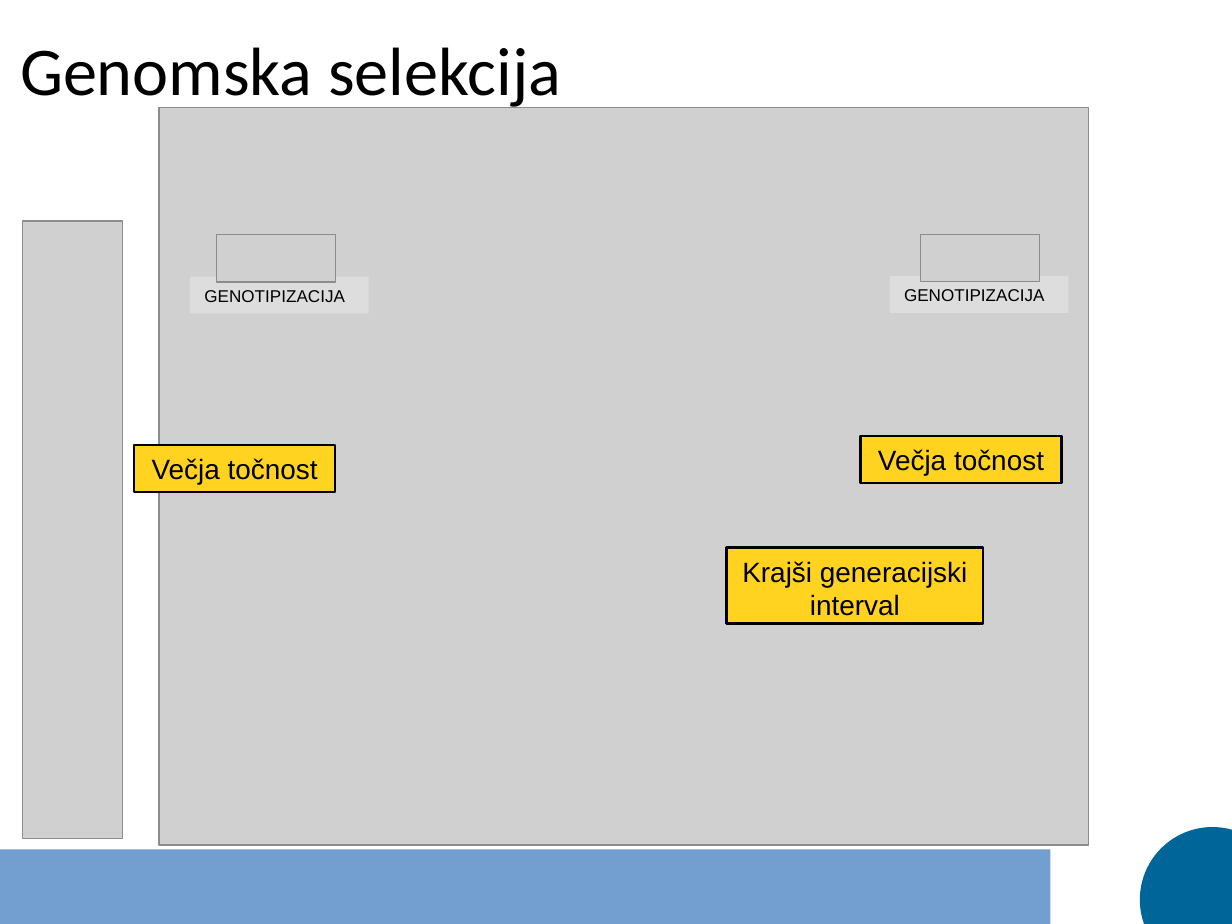
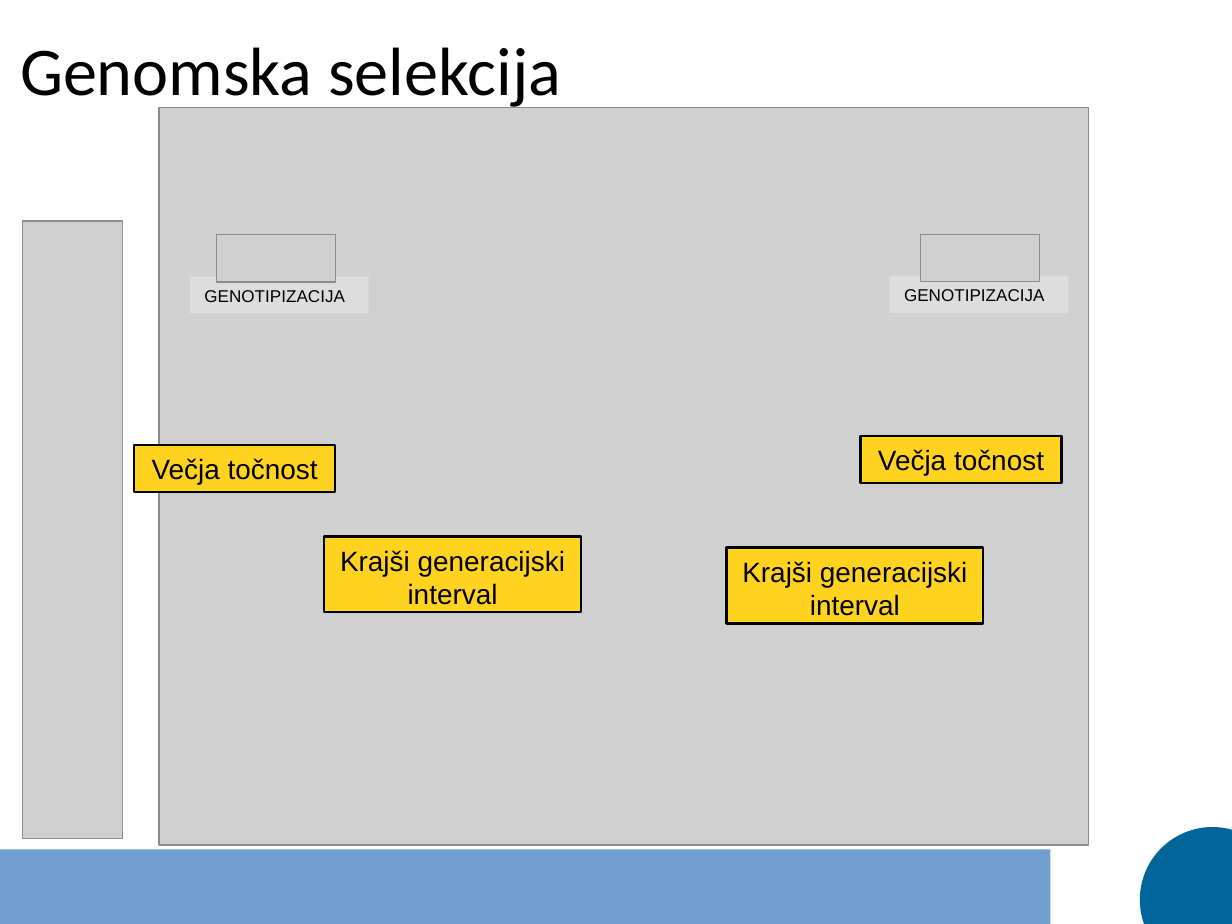
Before and after one commit to janaobsteter/Genotype_CODES, a slide deck: slide 6 of Predstavitev_dispozicija.odp. Drawn at 1232x924 pixels with LibreOffice and Linux fonts; fonts in the diff are those of the drawing; grey boxes stand for pictures. Boxes give left, top, right and bottom in pixels: in the first picture for what was removed or moved away, otherwise in the second. Text is boxed around its words. In the diff, an @@ line names an element or a change of style, - is before the commit and + after.

```diff
--- a/Predstavitev_dispozicija.odp
+++ b/Predstavitev_dispozicija.odp
@@ rectangle added at (324,537,581,613), fill #FFD320, outline #000000 1.5 pt, 18 pt, text #000000 @@
+Krajši generacijski interval
```
Also in this commit, not shown: 6 other slides changed, 3 slides added, 6 other files.
